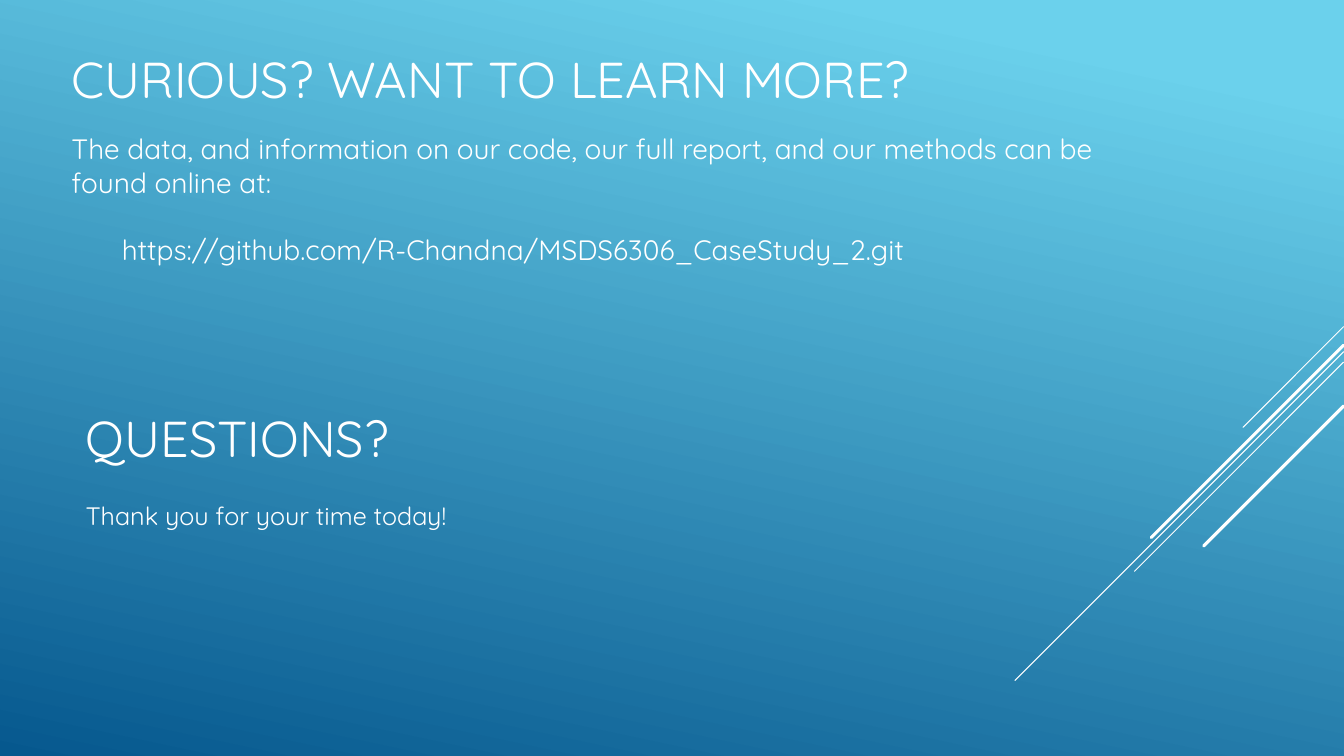
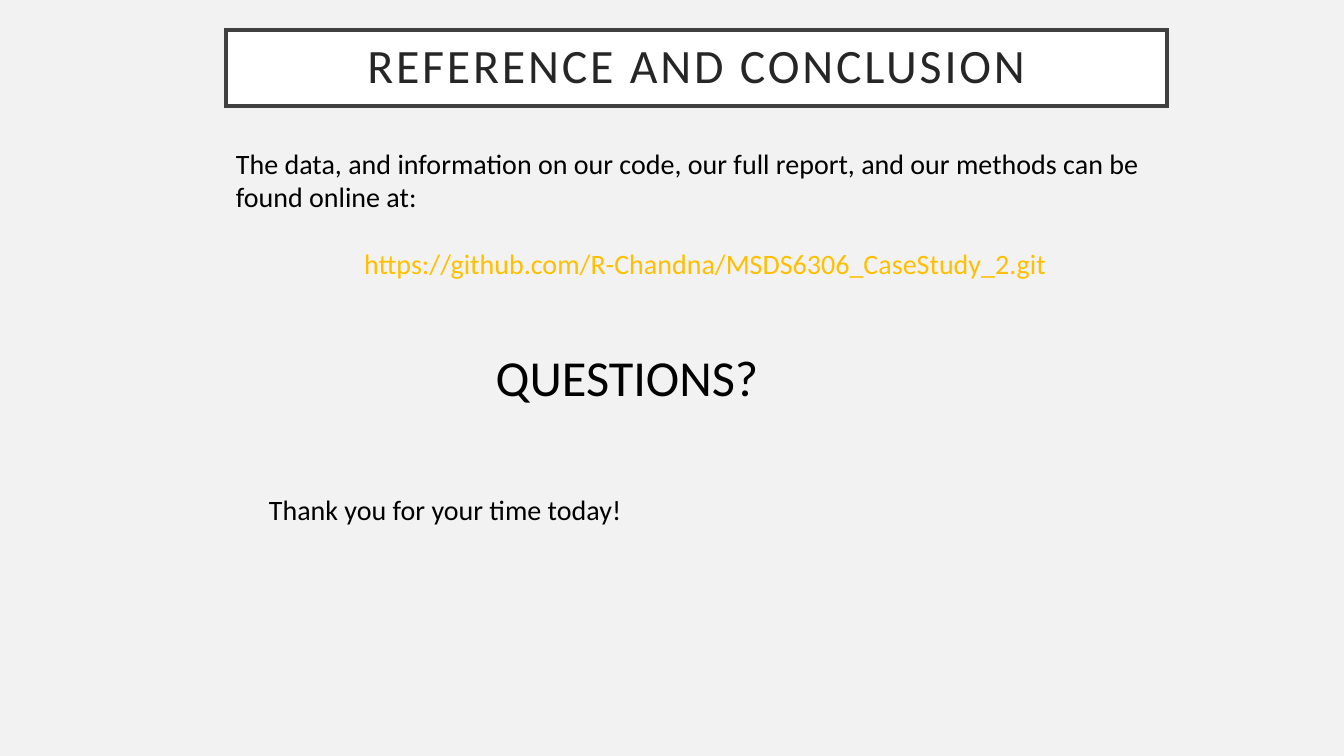
Before and after one commit to R-Chandna/MSDS6306_CaseStudy_2, a slide deck: slide 18 of Attrition_Case_Study_2_pptx_TAJAR_IP.pptx. Drawn at 1344x756 pixels with LibreOffice and Linux fonts; fonts in the diff are those of the drawing. Boxes give left, top, right and bottom in pixels: in the first picture for what was removed or moved away, otherwise in the second. Text is boxed around its words. In the diff, an @@ line names an element or a change of style, - is before the commit and + after.

```diff
--- a/Attrition_Case_Study_2_pptx_TAJAR_IP.pptx
+++ b/Attrition_Case_Study_2_pptx_TAJAR_IP.pptx
@@ background gradient #6ED2EB to #06588E to #F2F2F2 @@
@@ title added at (x1=226, y1=30, x2=1167, y2=106), fill #FFFFFF, outline #404040 3 pt, 34.2 pt, text #262626 @@
+REFERENCE AND CONCLUSION
@@ title removed at (x1=72, y1=61, x2=909, y2=99) @@
-CURIOUS? WANT TO LEARN MORE?
@@ text "The data, and information on ..." moved from (x1=71, y1=138, x2=1092, y2=266) to (x1=236, y1=154, x2=1138, y2=279) @@
@@ text "The data, and information on ..." at (x1=236, y1=154, x2=1138, y2=279): font Quicksand to Calibri; text colour #FFFFFF to #000000 in "The data, and information on our code, ..."; text colour #FFFFFF to #FFC000 in "https://github.com/R-Chandna/MSDS6306_CaseStudy_2.git"; alignment left to centre @@
@@ text "QUESTIONS?" moved from (x1=86, y1=420, x2=389, y2=466) to (x1=496, y1=361, x2=759, y2=403) @@
@@ text "QUESTIONS?" at (x1=496, y1=361, x2=759, y2=403): font Quicksand to Calibri, text colour #FFFFFF to #000000 @@
@@ group removed at (x1=1015, y1=327, x2=1344, y2=681): 5 lines @@
@@ text "Thank you for your time ..." moved from (x1=86, y1=506, x2=446, y2=530) to (x1=269, y1=500, x2=621, y2=525) @@
@@ text "Thank you for your time ..." at (x1=269, y1=500, x2=621, y2=525): size 18 to 20 pt, font Quicksand to Calibri, text colour #FFFFFF to #000000 @@
```
Also in this commit, not shown: 14 other slides changed, 3 slides added, 3 slides removed.
